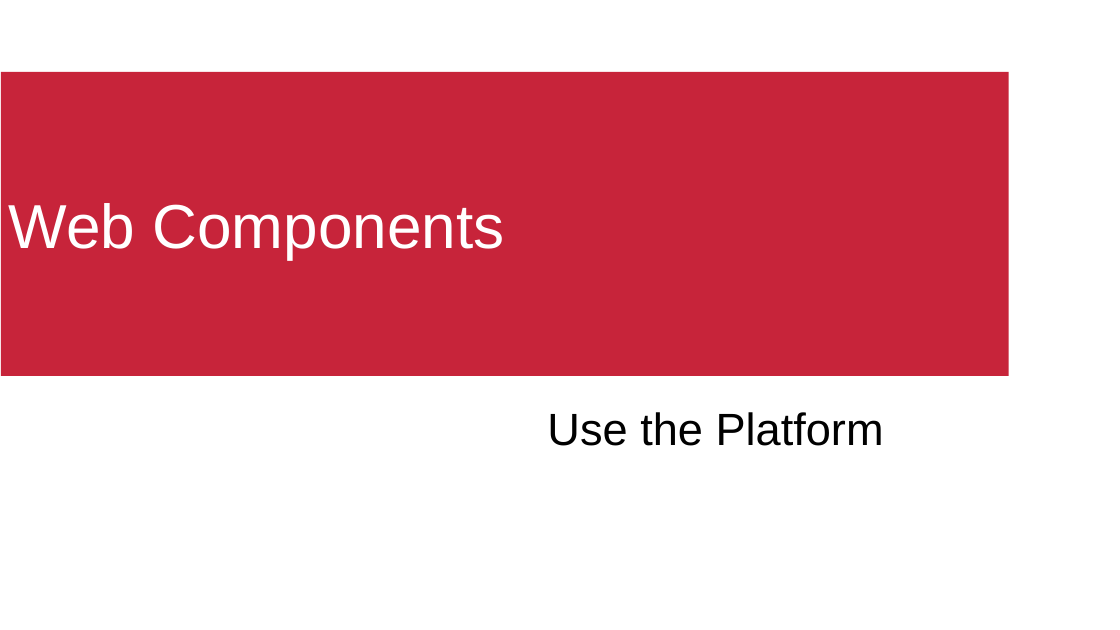
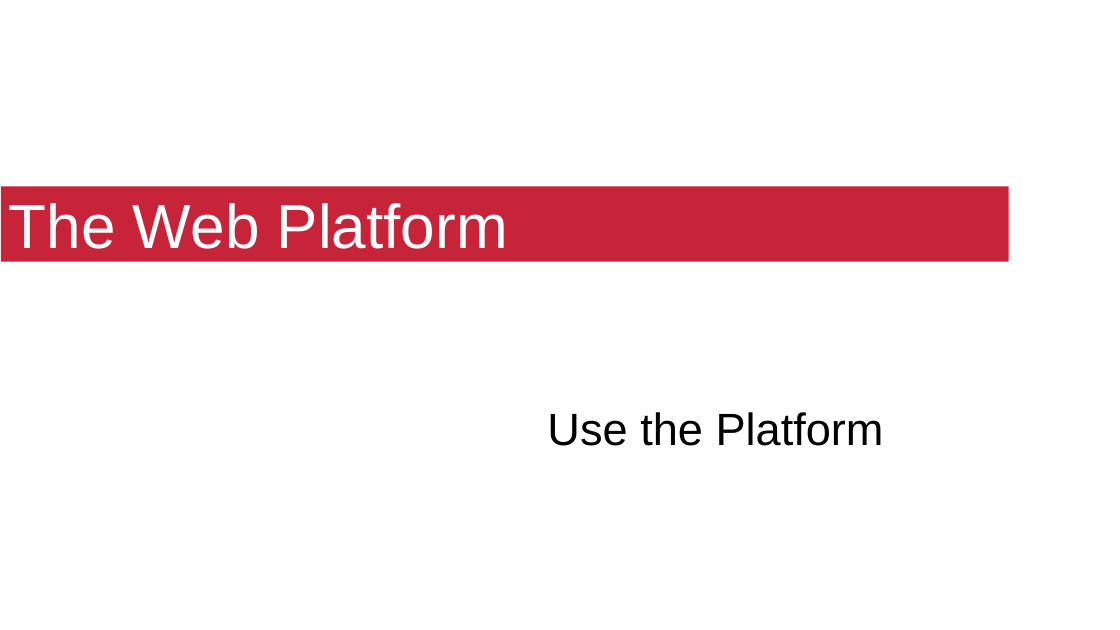
Before and after one commit to QuiWorks/wc-presentation, a slide deck: slide 1 of wc-pp-presentation.odp. Drawn at 1120x630 pixels with LibreOffice and Linux fonts; fonts in the diff are those of the drawing; background and template pictures are left out. Boxes give left, top, right and bottom in pixels: in the first picture for what was removed or moved away, otherwise in the second. Text is boxed around its words. In the diff, an @@ line names an element or a change of style, - is before the commit and + after.

```diff
--- a/wc-pp-presentation.odp
+++ b/wc-pp-presentation.odp
@@ title "The Web Platform": place and size @@
-title "The Web Platform" at (1,72,1009,376)
+title "The Web Platform" at (1,186,1009,261)
@@ title at (9,203,508,249): text changed @@
-Web Components
+The Web Platform
```
Also in this commit, not shown: 4 other slides changed, 2 slides added, 6 slides removed.
